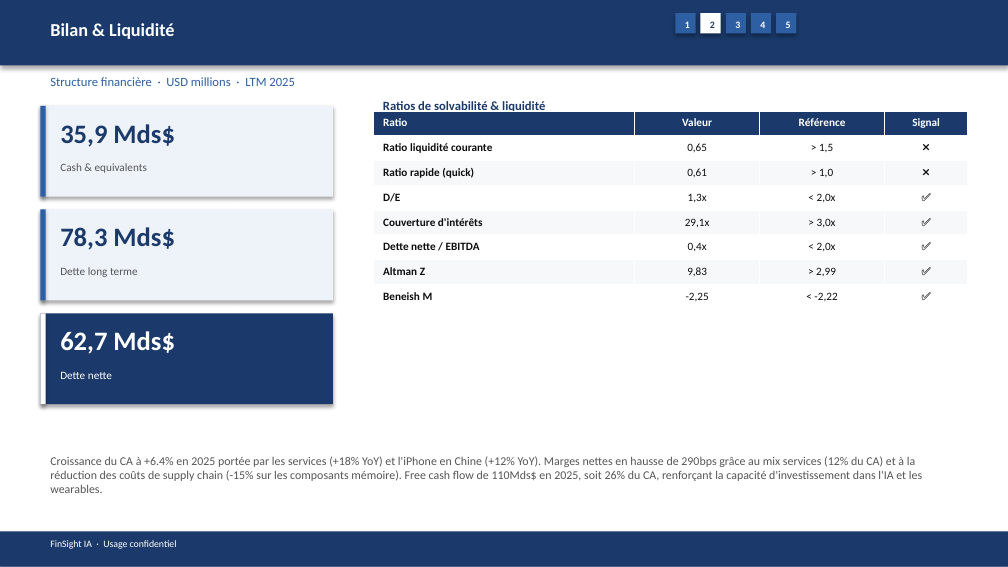
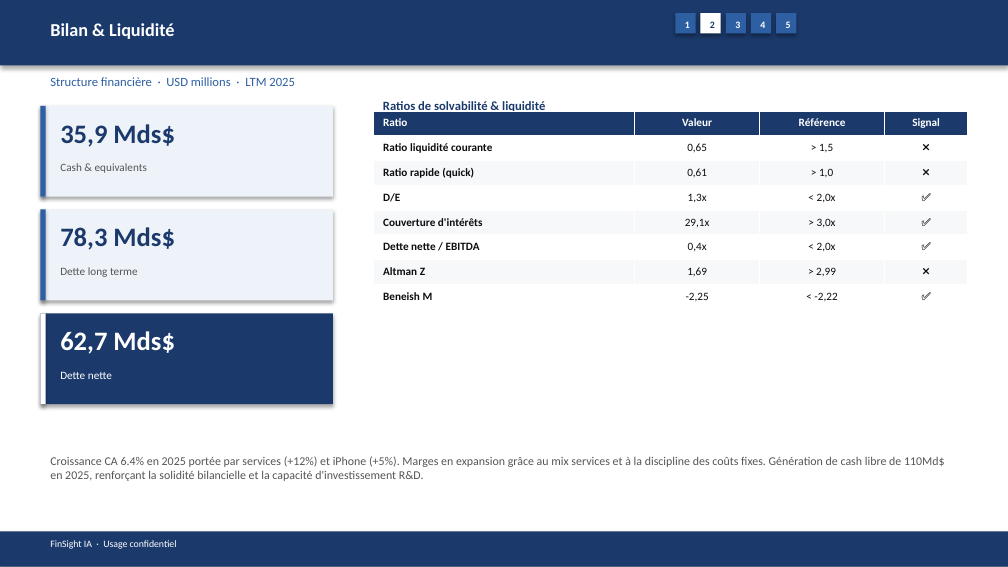
Before and after one commit to baptistejeh07-art/finsight-ia, a slide deck: slide 9 of preview/AAPL/AAPL_pitchbook.pptx. Drawn at 1008x567 pixels with LibreOffice and Linux fonts; fonts in the diff are those of the drawing. Boxes give left, top, right and bottom in pixels: in the first picture for what was removed or moved away, otherwise in the second. Text is boxed around its words. In the diff, an @@ line names an element or a change of style, - is before the commit and + after.

```diff
--- a/preview/AAPL/AAPL_pitchbook.pptx
+++ b/preview/AAPL/AAPL_pitchbook.pptx
@@ table at <box>373,111,969,309</box> @@
-row 7, column 2: 9,83
+row 7, column 2: 1,69
-row 7, column 4: ✅
+row 7, column 4: ❌
@@ text at <box>50,456,945,481</box>: text changed @@
-Croissance du CA à +6.4% en 2025 portée par les services (+18% YoY) et l'iPhone en Chine (+12% YoY). Marges nettes en hausse de 290bps grâce au mix services (12% du CA) et à la réduction des coûts de supply chain (-15% sur les composants mémoire). Free cash flow de 110Mds$ en 2025, soit 26% du CA, renforçant la capacité d'investissement dans l'IA et les wearables.
+Croissance CA 6.4% en 2025 portée par services (+12%) et iPhone (+5%). Marges en expansion grâce au mix services et à la discipline des coûts fixes. Génération de cash libre de 110Md$ en 2025, renforçant la solidité bilancielle et la capacité d'investissement R&D.
```
Also in this commit, not shown: 14 other slides changed, 4 other files.
